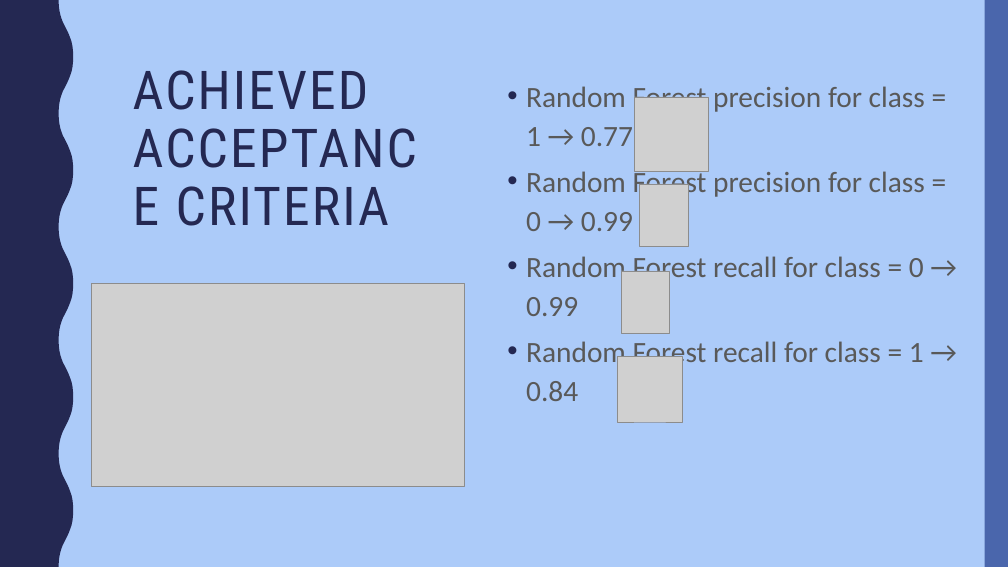
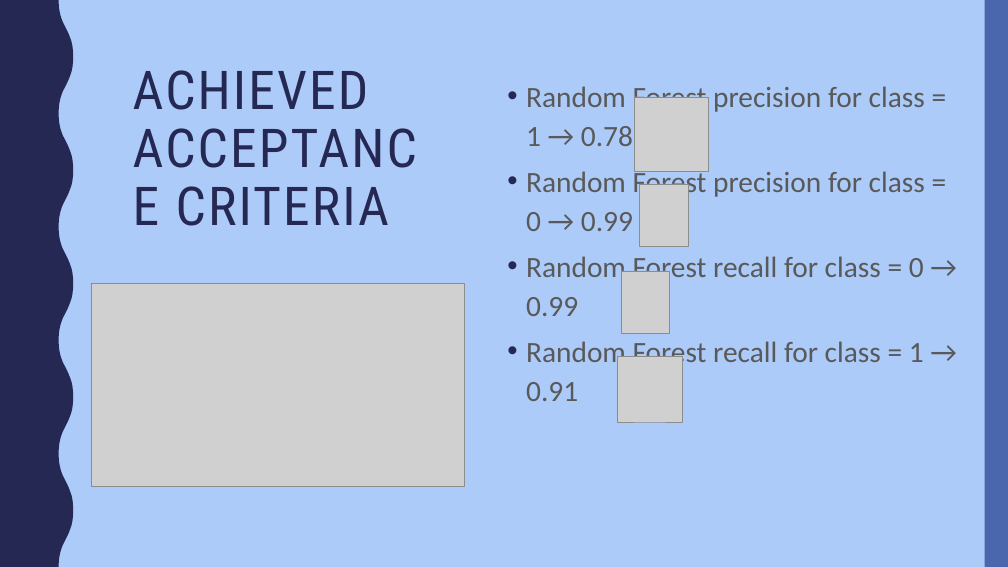
Before and after one commit to yvgr00/CSYE7200FinalProject, a slide deck: slide 12 of Big Data Final Presentation.pptx. Drawn at 1008x567 pixels with LibreOffice and Linux fonts; fonts in the diff are those of the drawing; grey boxes stand for pictures. Boxes give left, top, right and bottom in pixels: in the first picture for what was removed or moved away, otherwise in the second. Text is boxed around its words. In the diff, an @@ line names an element or a change of style, - is before the commit and + after.

Commit message:
Upgraded the results with hyperparameter tuning
Upgraded the results with hyperparameter tuning

```diff
--- a/Big Data Final Presentation.pptx
+++ b/Big Data Final Presentation.pptx
@@ text at bbox=[526, 82, 925, 146]: text changed @@
-• Random Forest precision for class = 1 → 0.77
+• Random Forest precision for class = 1 → 0.78
@@ text at bbox=[526, 341, 924, 401]: text changed @@
-• Random Forest recall for class = 1 → 0.84
+• Random Forest recall for class = 1 → 0.91
```
